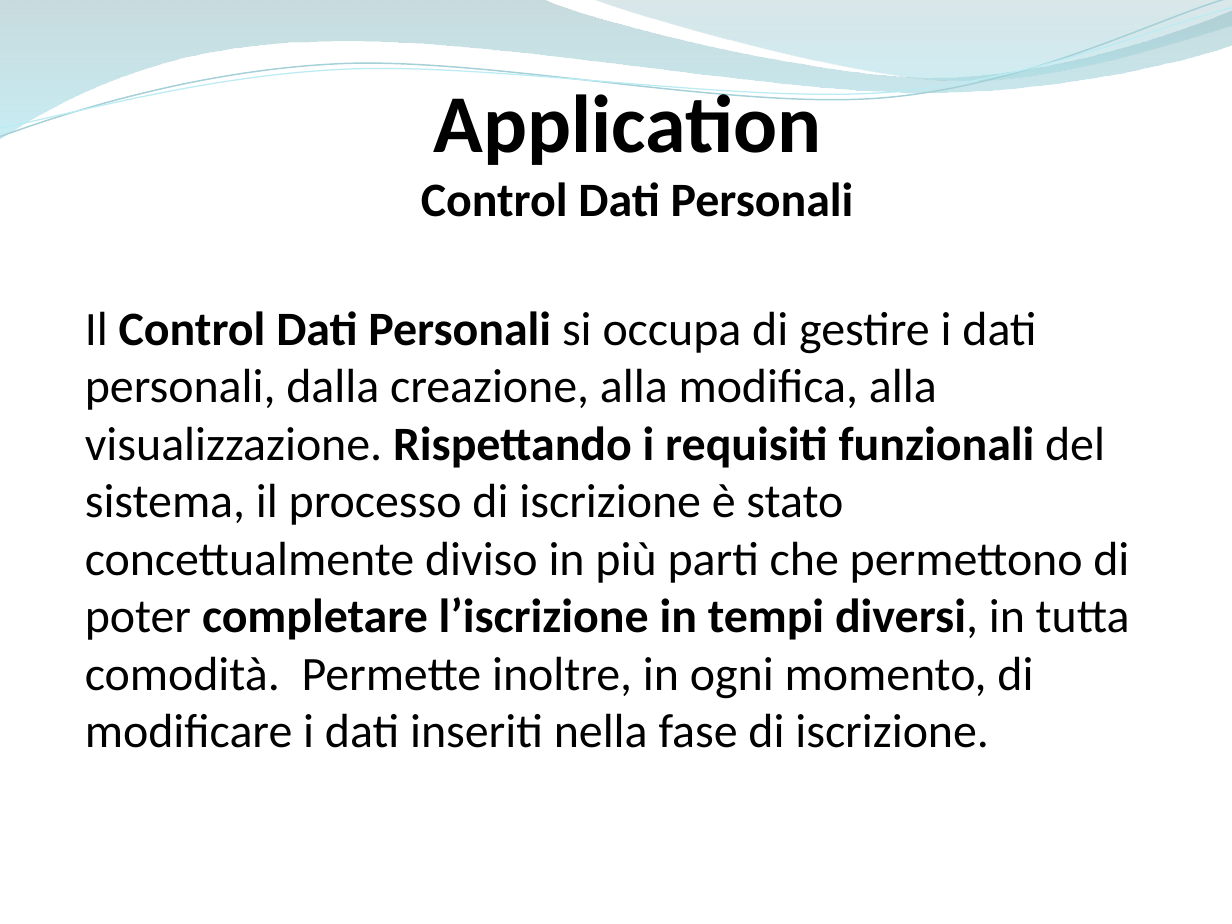
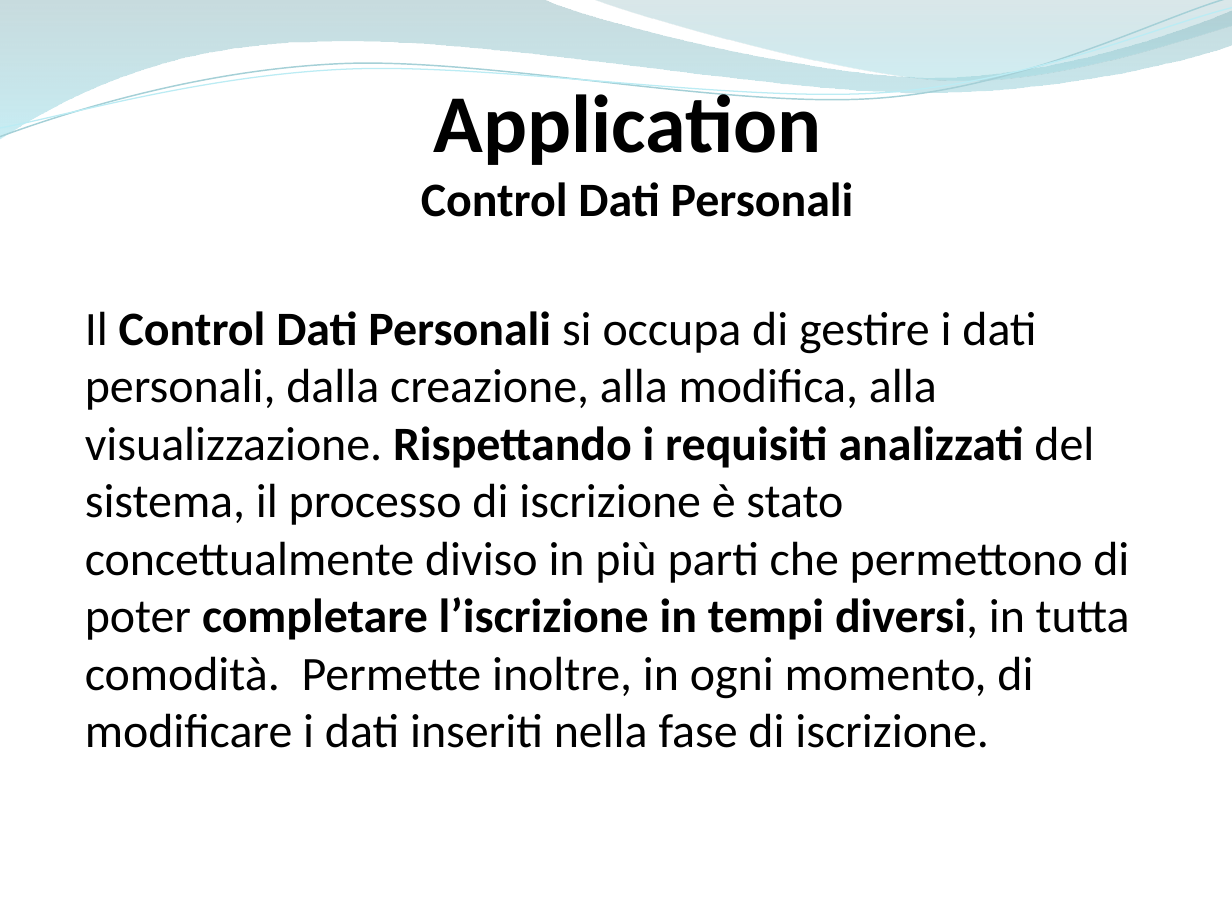
Before and after one commit to ammirate/at-silo, a slide deck: slide 6 of Presentazione/Atsilo1/D'Eugenio/Atsilo_A_DEugenioElisa.pptx. Drawn at 1232x924 pixels with LibreOffice and Linux fonts; fonts in the diff are those of the drawing. Boxes give left, top, right and bottom in pixels: in the first picture for what was removed or moved away, otherwise in the second. Text is boxed around its words. In the diff, an @@ line names an element or a change of style, - is before the commit and + after.

```diff
--- a/Presentazione/Atsilo1/D'Eugenio/Atsilo_A_DEugenioElisa.pptx
+++ b/Presentazione/Atsilo1/D'Eugenio/Atsilo_A_DEugenioElisa.pptx
@@ text at [85,311,1130,748]: text changed @@
-Il Control Dati Personali si occupa di gestire i dati personali, dalla creazione, alla modifica, alla visualizzazione. Rispettando i requisiti funzionali del sistema, il processo di iscrizione è stato concettualmente diviso in più parti che permettono di poter completare l’iscrizione in tempi diversi, in tutta comodità. Permette inoltre, in ogni momento, di modificare i dati inseriti nella fase di iscrizione.
+Il Control Dati Personali si occupa di gestire i dati personali, dalla creazione, alla modifica, alla visualizzazione. Rispettando i requisiti analizzati del sistema, il processo di iscrizione è stato concettualmente diviso in più parti che permettono di poter completare l’iscrizione in tempi diversi, in tutta comodità. Permette inoltre, in ogni momento, di modificare i dati inseriti nella fase di iscrizione.
```
Also in this commit, not shown: 2 other slides changed, 1 slide removed.
